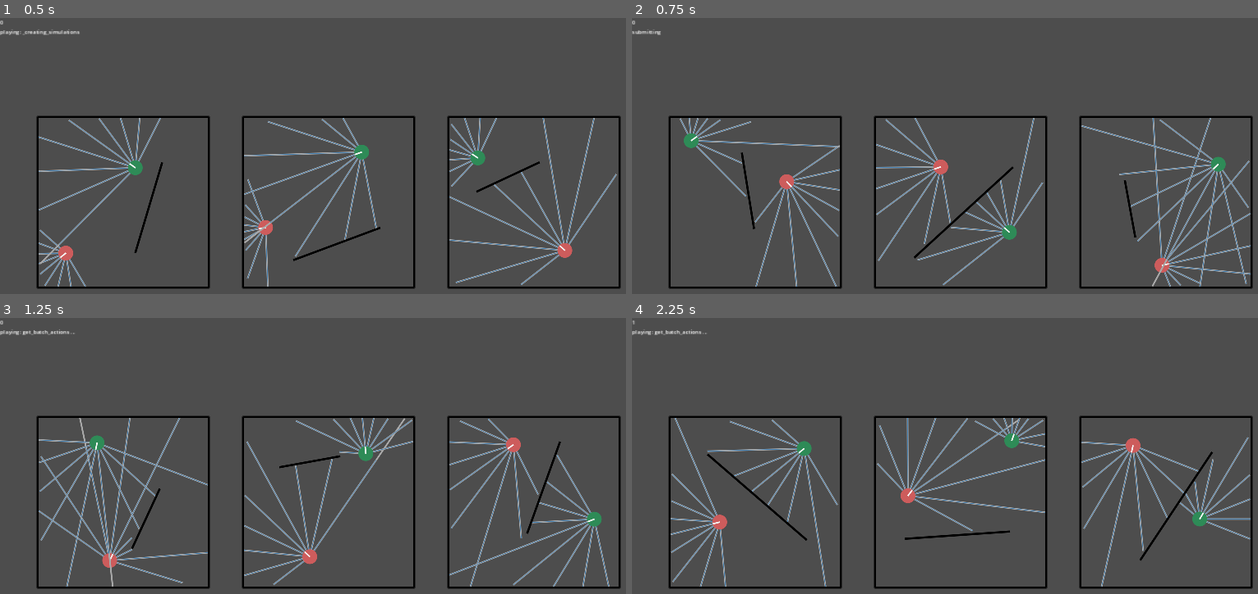
Above: before the commit, frames 1-4 (two rows, left to right).
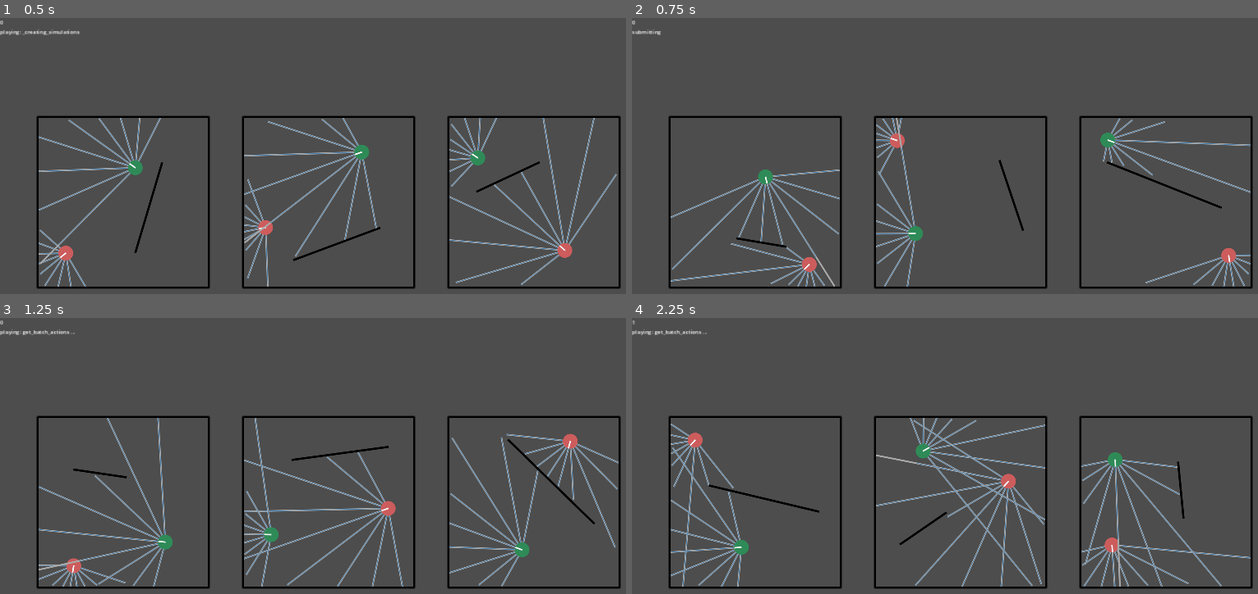
Above: after the commit, the same moments.

Repository: stokatyan/godot-ai
Game: Godot game, scene res://FindCoinGame/FCGEnv.tscn
Same seed, same stepped clock (60 frames per second), same inputs: the game is played once before the commit and once after it.
Inputs:
- Up to frame 1 (0.5 s): no input
- Up to frame 2 (0.75 s): tap Enter at 0.5 s; hold D from 0.53 s (still down); tap 2 at 0.6 s
- Up to frame 3 (1.25 s): keep holding D; tap Space at 0.77 s
- Up to frame 4 (2.25 s): tap Space at 1.25, 1.52 s; release D at 1.28 s; hold S 1.28-2.03 s; tap 2 at 1.35 s; tap Enter at 2 s; hold D from 2.03 s (still down); tap 3 at 2.1 s

Frame 1 is identical in both runs. In frame 2, 8.0% of the frame differs, in the area x 6-99%, y 36-98%; in frame 3, 9.1%; in frame 4, 8.7%.
Error in both runs: Cannot call method 'poll' on a null value. (res://AI/AIServerTCP.gd:40)

Commit message:
increase simulation size

Diff:
--- a/godot-ai-client/AI/AIRunner.gd
+++ b/godot-ai-client/AI/AIRunner.gd
@@ -174,7 +174,11 @@
 				if agent_index == 1:
 					continue
 				var agent_name = sim.get_agent_name(agent_index)
+
+				var is_done = sim.is_game_complete(agent_index)
 				if deterministic_map.has(agent_name) and deterministic_map[agent_name]:
+					if is_done:
+						done_indecis[simulation_index] = true
 					continue
 
 				# Get the index of of the move
@@ -183,7 +187,6 @@
 				# Create Replay
 				var state_ = sim.get_state(agent_index)
 				var action = actions_dictionary[agent_name][agent_move_index]
-				var is_done = sim.is_game_complete(agent_index)
 				var reward = sim.get_score(agent_index)
 				var prev_state = agent_to_states_map[agent_name][agent_move_index]
 				var replay = Replay.new(prev_state, action, reward, state_, is_done)
@@ -192,7 +195,6 @@
 				agent_to_move_index[agent_name] = agent_move_index + 1
 
 				if is_done:
-					var replays = replay_history[sim]
 					done_indecis[simulation_index] = true
 					continue
 
--- a/godot-ai-client/FindCoinGame/FCGEnv.gd
+++ b/godot-ai-client/FindCoinGame/FCGEnv.gd
@@ -88,10 +88,10 @@
 	return FCGSimulation.new() as FCGSimulation
 
 func get_simulation_count() -> int:
-	return 40
+	return 55
 
 func get_steps_in_round() -> int:
-	return 80
+	return 60
 
 func get_state_dim(_agent_name: String) -> int:
 	if _agent_name == _example_sim.get_agent_names()[0]:
--- a/godot-ai-client/FindCoinGame/FCGSimulation.gd
+++ b/godot-ai-client/FindCoinGame/FCGSimulation.gd
@@ -193,7 +193,10 @@
 		_agents_to_prev_observations[_agents[agent_index]] = prev_observations
 
 func is_game_complete(_agent_index: int) -> bool:
-	return _agents[0]._position.distance_to(_agents[1]._position) < _agents[0]._radius + _agents[1]._radius
+	var val = _agents[0]._position.distance_to(_agents[1]._position) < _agents[0]._radius + _agents[1]._radius
+	if val:
+		pass
+	return val
 
 func apply_action(agent_index: int, action_vector: Array[float], callback):
 	var agent = _agents[agent_index]
Not shown, changed: godot-ai-client/checkpoints/hero.pt
